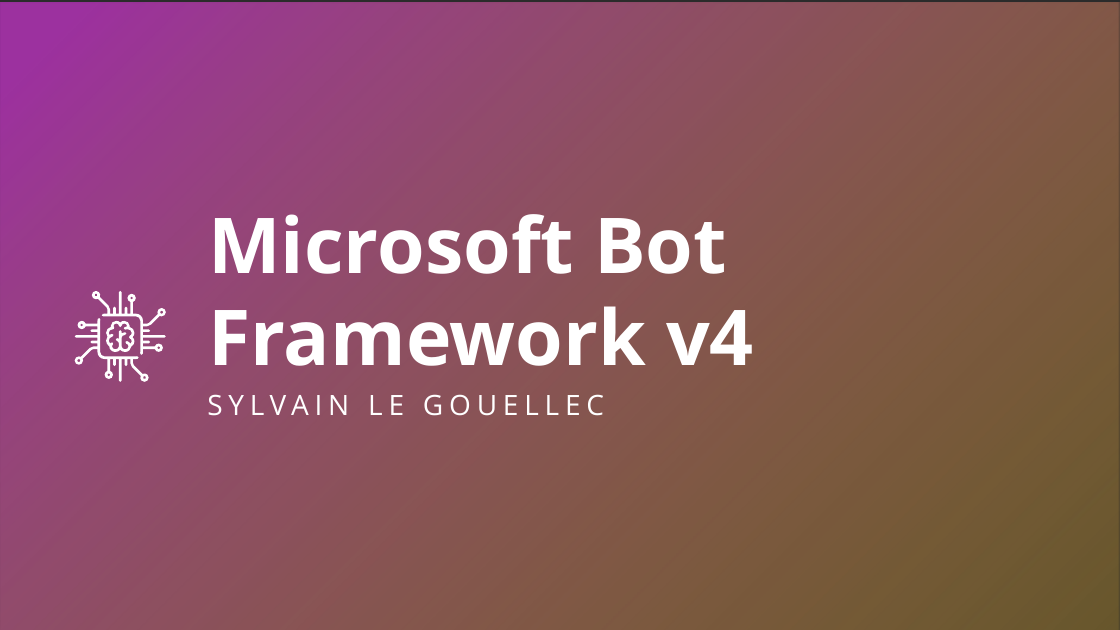
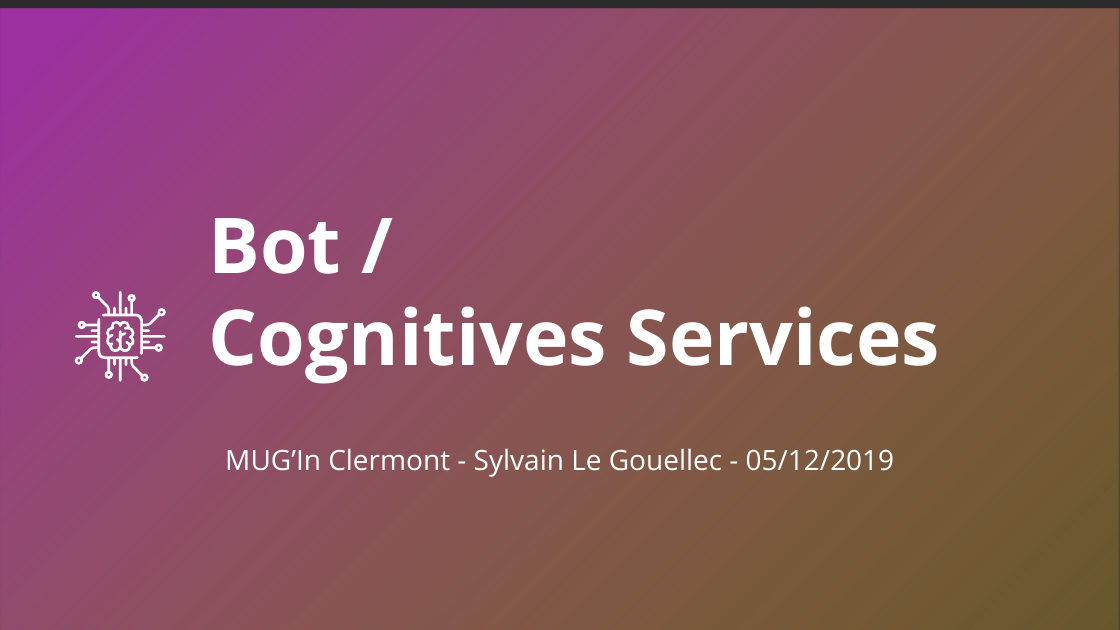
Before and after one commit to LGouellec/mug-chatbot, a slide deck: slide 1 of doc/pres.pptx. Drawn at 1120x630 pixels with LibreOffice and Linux fonts; fonts in the diff are those of the drawing; background and template pictures are left out; a plain dark background stands for a picture behind light text. Boxes give left, top, right and bottom in pixels: in the first picture for what was removed or moved away, otherwise in the second. Text is boxed around its words. In the diff, an @@ line names an element or a change of style, - is before the commit and + after.

```diff
--- a/doc/pres.pptx
+++ b/doc/pres.pptx
@@ rectangle: place and size @@
-rectangle at (0,3,1120,630)
+rectangle at (0,9,1120,630)
@@ title at (208,218,940,384): text changed @@
-Microsoft Bot Framework v4
+Bot /
+Cognitives Services
@@ subtitle at (225,448,895,477): text changed @@
-SYLVAIN LE GOUELLEC
+MUG’In Clermont - Sylvain Le Gouellec - 05/12/2019
```
Also in this commit, not shown: 4 other slides changed, 31 slides added, 1 slide removed, 15 other files.
